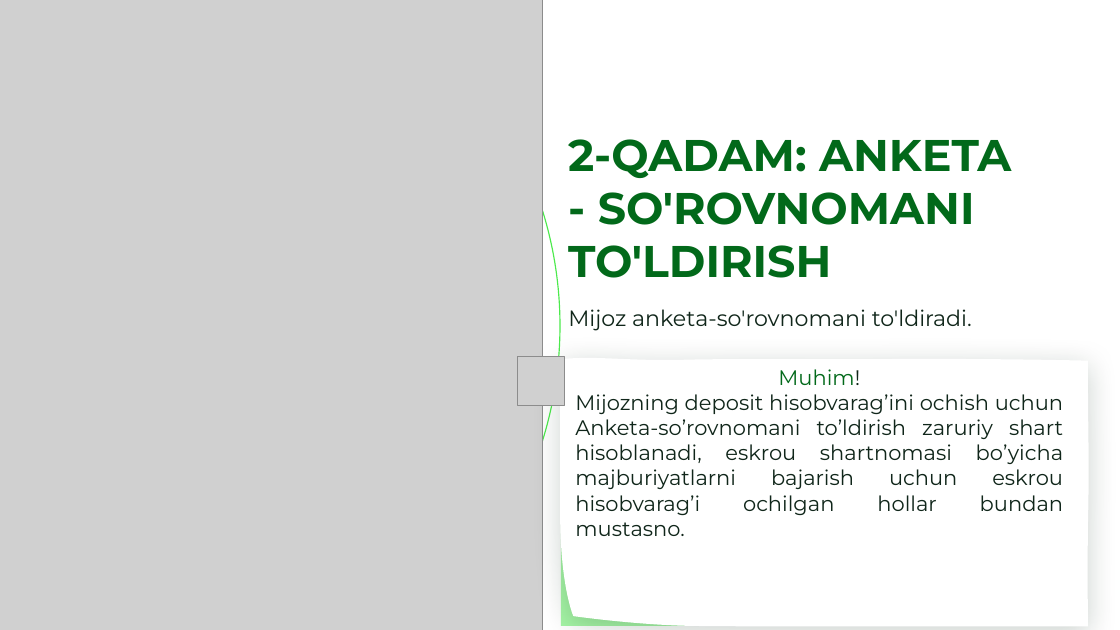
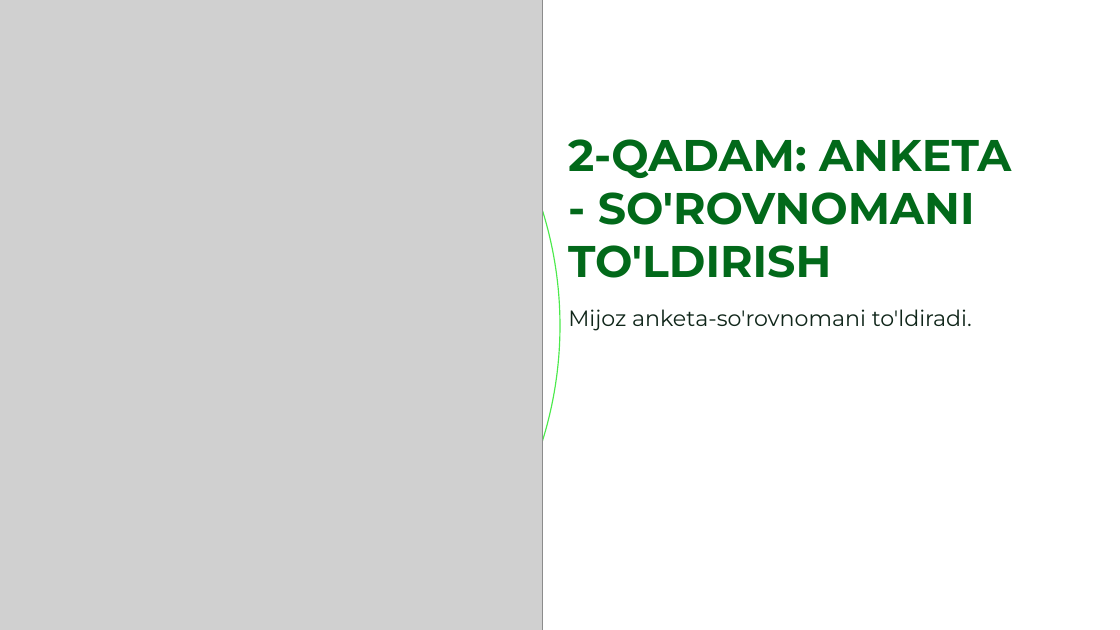
Before and after one commit to pusijuice5-coder/-1, a slide deck: slide 69 of OVZ_kurs_nerezidenty_novyj_dizajn.pptx. Drawn at 1120x630 pixels with LibreOffice and Linux fonts; fonts in the diff are those of the drawing; grey boxes stand for pictures; background and template pictures are left out. Boxes give left, top, right and bottom in pixels: in the first picture for what was removed or moved away, otherwise in the second. Text is boxed around its words. In the diff, an @@ line names an element or a change of style, - is before the commit and + after.

```diff
--- a/OVZ_kurs_nerezidenty_novyj_dizajn.pptx
+++ b/OVZ_kurs_nerezidenty_novyj_dizajn.pptx
@@ picture removed at [518, 357, 565, 406] @@
@@ freeform shape removed at [560, 355, 1090, 627] @@
@@ text removed at [575, 369, 1063, 536] @@
-Muhim!
-Mijozning deposit hisobvarag’ini ochish uchun Anketa-so’rovnomani to’ldirish zaruriy shart hisoblanadi, eskrou shartnomasi bo’yicha majburiyatlarni bajarish uchun eskrou hisobvarag’i ochilgan hollar bundan mustasno.
@@ freeform shape removed at [561, 491, 1050, 626] @@
```
Also in this commit, not shown: 27 other slides changed, 3 other files.
